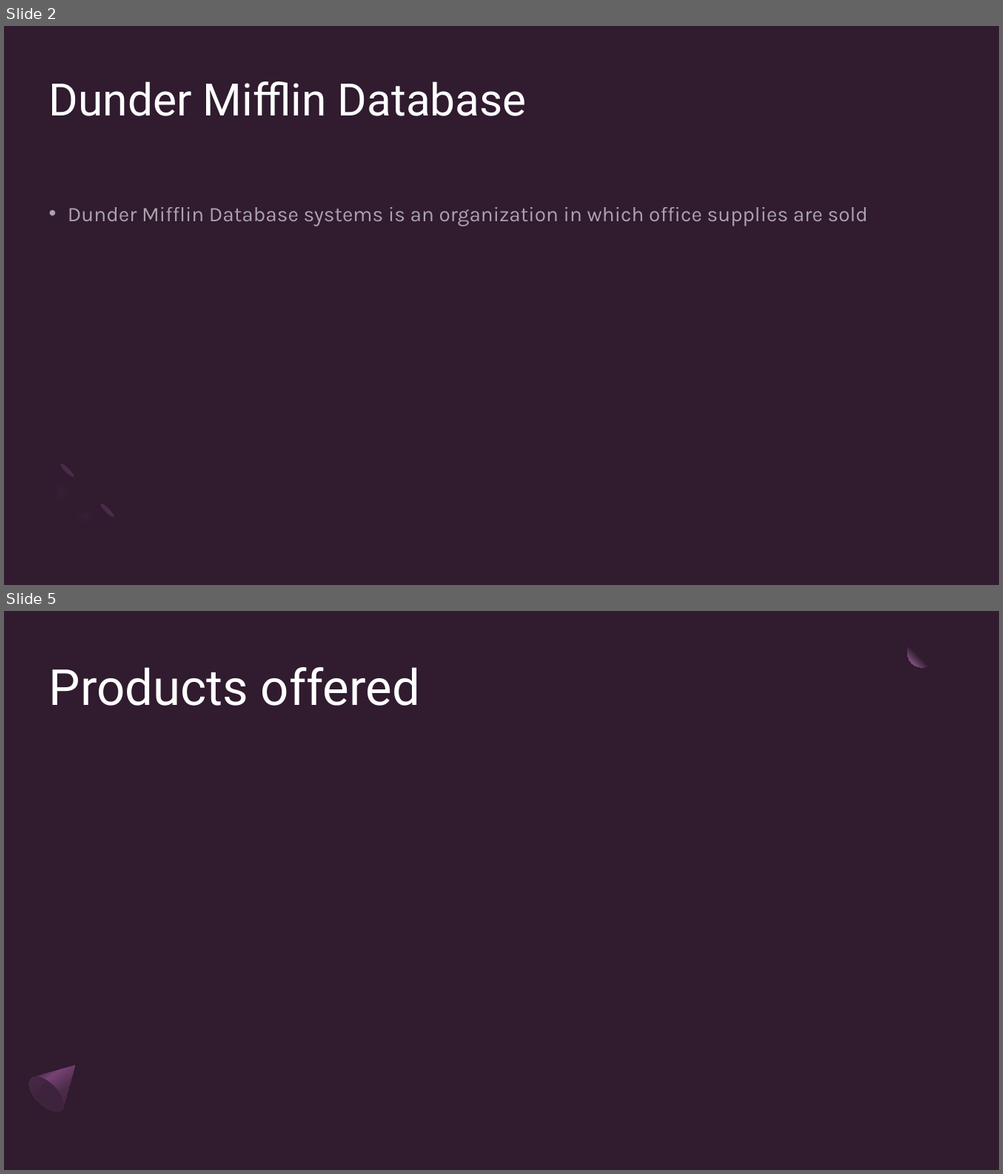
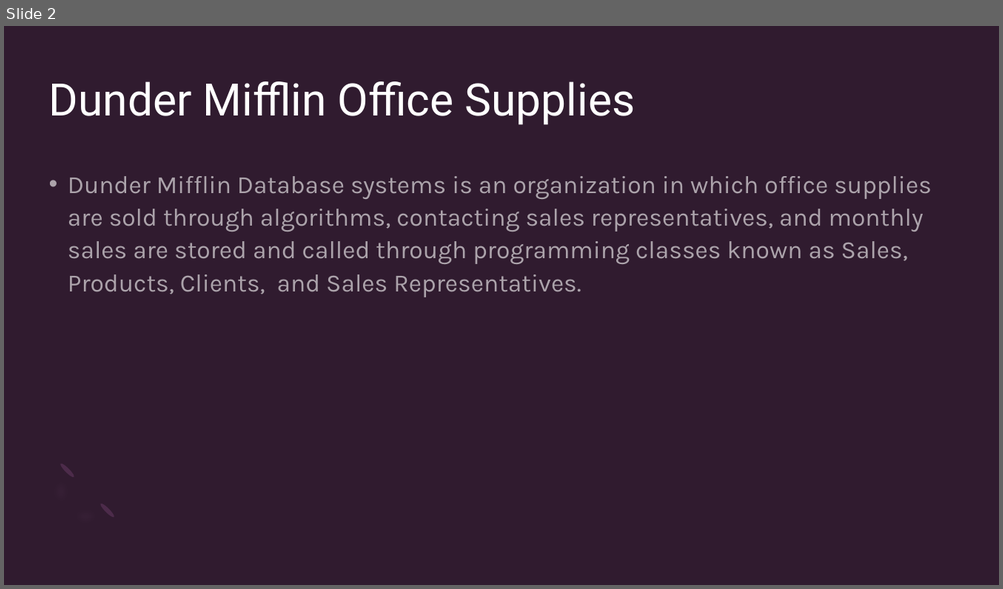
Before and after one commit to rgtz18/Group4Project, a slide deck: COSC 1437 - Final Project PPT Presentation.pptx. Shown one above the other, each under a label of ours: slides 2 and 5 before the commit, slide 2 after it; the slides between them are not shown. The pictures are 1003x1174 and 1003x589 pixels, drawn with LibreOffice and Linux fonts; fonts in the diff are those of the drawing. Boxes give left, top, right and bottom in pixels: in the first picture for what was removed or moved away, otherwise in the second. Text is boxed around its words. In the diff, an @@ line names an element or a change of style, - is before the commit and + after.

```diff
--- a/COSC 1437 - Final Project PPT Presentation.pptx
+++ b/COSC 1437 - Final Project PPT Presentation.pptx
@@ slide 5 removed at (4,611,999,1170), background #301B2F @@
@@ ellipse removed at (908,638,936,667) @@
@@ title removed at (49,667,420,706) @@
-Products offered
@@ freeform shape removed at (22,1051,91,1118) @@
@@ ellipse removed at (23,1071,70,1119) @@
@@ slide 2 changed as well @@
@@ title at (49,82,635,125): text changed @@
-Dunder Mifflin Database
+Dunder Mifflin Office Supplies
@@ text at (68,176,931,298): text changed; size 20 to 24 pt @@
-• Dunder Mifflin Database systems is an organization in which office supplies are sold
+• Dunder Mifflin Database systems is an organization in which office supplies are sold through algorithms, contacting sales representatives, and monthly sales are stored and called through programming classes known as Sales, Products, Clients, and Sales Representatives.
```
Also in this commit, not shown: 1 other slide changed, 12 slides added, 4 other slides removed.
